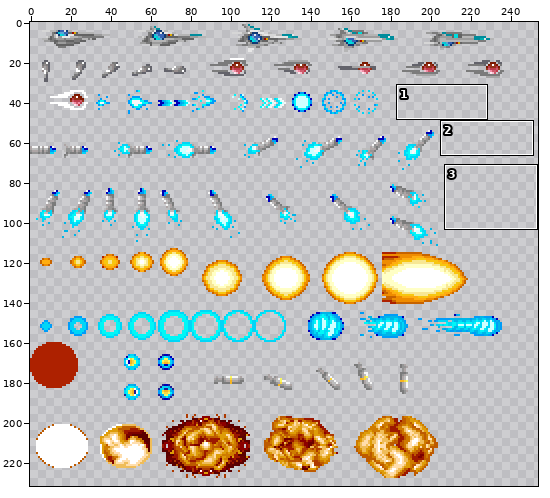
Two versions of one sprite sheet, X-Multiply v.0.3/Game/Sprites_Assets/Player.png. Above: a wide view before the commit, with the close-up outlined.
Close-up. Before the commit:
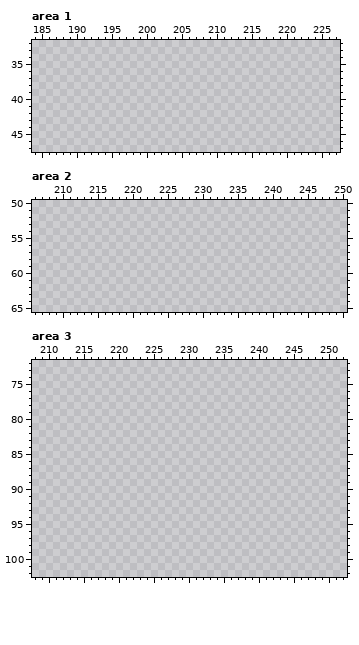
The file is 256x256 pixels. Shown: area 1: x 184..227, y 32..47; area 2: x 206..250, y 50..65; area 3: x 208..252, y 72..102. The wide view leaves out empty margins.
Now the later version:
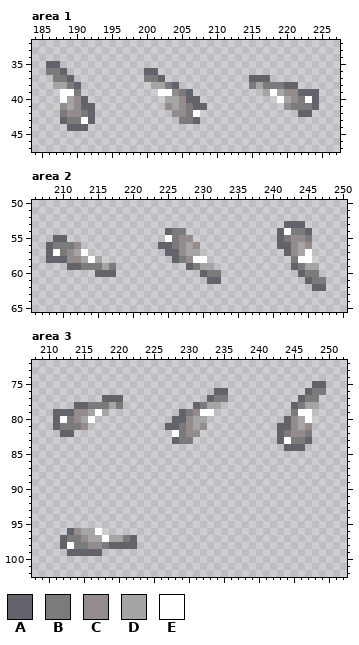
Palette (. is transparent): A #63636b  B #7b7b7b  C #948c8c  D #a5a5a5  E #ffffff
Changes in this commit:
Changed rows in their new state; - is an unchanged pixel.
Area 1:
first column x 186:
35 AA-------------------------------------
36 BBA-----------AA-----------------------
37 -BBA----------BBA------------AAA-------
38 -DDBA----------DDBA----------BDBBBAA---
39 --EEB-----------EECBA----------DEDCCAAA
40 --EDCA-----------DDCAA-----------EDCBEA
41 --CDCAA----------CDCBAA-----------CBBBA
42 --BCCBA-----------CCBE--------------AA-
43 --ABBEA------------BBA-----------------
44 ---AAA---------------------------------
Area 2:
first column x 208:
53 ----------------------------------AAA---
54 -----------------ABB-------------AEBBA--
55 -AA--------------EBCC------------ABCCB--
56 ABBBC-----------AABCDC-----------AACDC--
57 AEBCDE-----------AACDD------------ACDE--
58 AAACCDED----------ABCEE------------BEE--
59 ---AABBBDB----------ABDD-----------ABDD-
60 -------AAA------------ABB-----------ABB-
61 -----------------------AA------------ABB
62 --------------------------------------AA
Area 3:
first column x 211:
 75 -------------------------------------AA
 76 -----------------------AA-----------ABB
 77 -------AAA------------ABB----------ABB-
 78 ---AABBBDB----------ABDD----------ABDD-
 79 AAACCDED----------ABCEE-----------BEE--
 80 AEBCDE-----------AACDD-----------ACDE--
 81 ABBBC-----------AABCDC----------AACDC--
 82 -AA--------------EBCC-----------ABCCB--
 83 -----------------ABB------------AEBBA--
 84 ---------------------------------AAA---
first column x 212:
 96 -ACDDE-----
 97 ABBCDDEDDBA
 98 AEBBCCBAAAA
 99 -AAAAA-----
